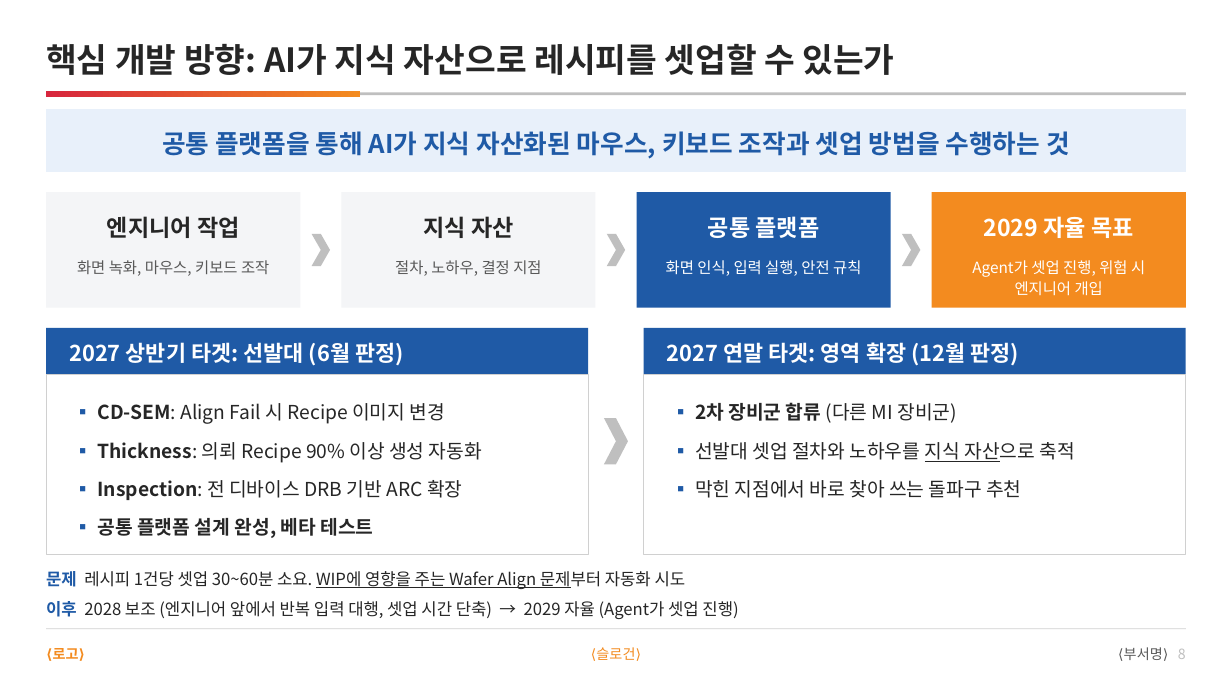
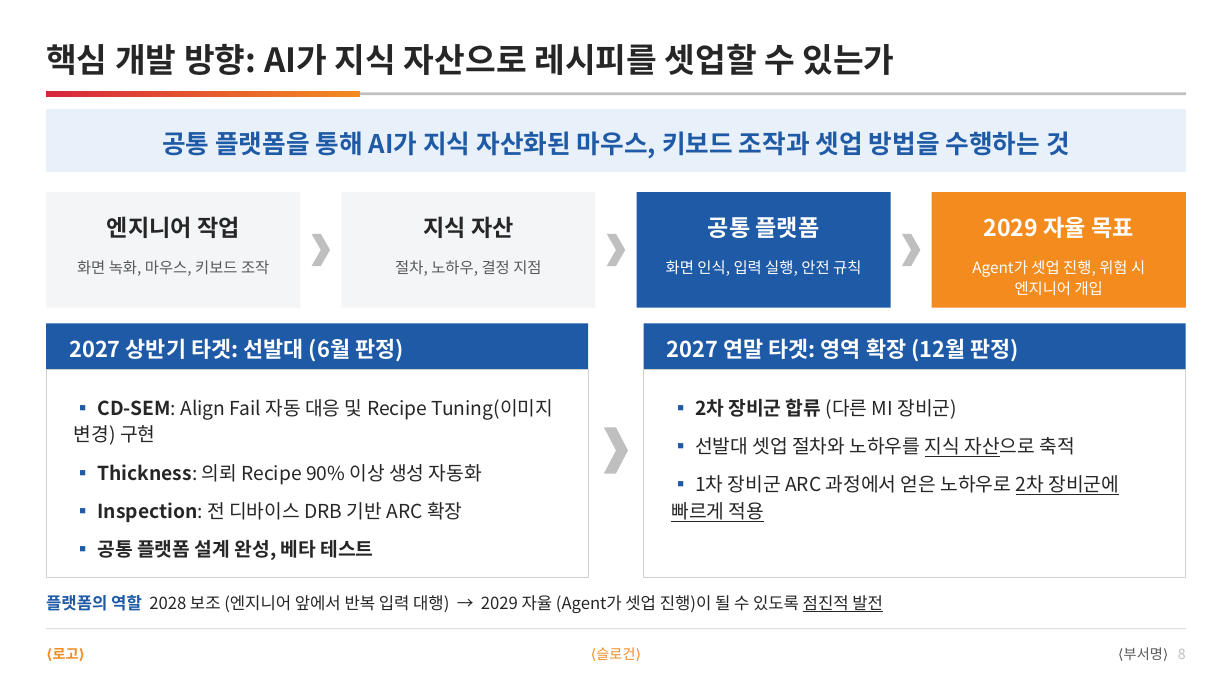
Before and after one commit to DarrenKoi/pm_notes, a slide deck: slide 8 of my-task/arc-tf/deliverables/arc-tf-proposal.pptx. Drawn at 1232x693 pixels with LibreOffice and Linux fonts; fonts in the diff are those of the drawing. Boxes give left, top, right and bottom in pixels: in the first picture for what was removed or moved away, otherwise in the second. Text is boxed around its words. In the diff, an @@ line names an element or a change of style, - is before the commit and + after.

```diff
--- a/my-task/arc-tf/deliverables/arc-tf-proposal.pptx
+++ b/my-task/arc-tf/deliverables/arc-tf-proposal.pptx
@@ 2 texts, 2 rectangles: place and size @@
-2 texts, 2 rectangles at box(46, 328, 1187, 374)
+2 texts, 2 rectangles at box(46, 323, 1187, 370)
@@ rectangle: place and size @@
-rectangle at box(46, 374, 589, 555)
+rectangle at box(46, 370, 589, 578)
@@ rectangle: place and size @@
-rectangle at box(644, 374, 1187, 555)
+rectangle at box(644, 370, 1187, 578)
@@ text at box(74, 399, 553, 445): text changed @@
-▪ CD-SEM: Align Fail 시 Recipe 이미지 변경
+▪ CD-SEM: Align Fail 자동 대응 및 Recipe Tuning(이미지 변경) 구현
@@ chevron: place and size @@
-chevron at box(604, 419, 628, 465)
+chevron at box(604, 427, 628, 473)
@@ text at box(671, 475, 1119, 522): text changed @@
-▪ 막힌 지점에서 바로 찾아 쓰는 돌파구 추천
+▪ 1차 장비군 ARC 과정에서 얻은 노하우로 2차 장비군에 빠르게 적용
@@ text at box(46, 595, 883, 613): text changed @@
-이후 2028 보조 (엔지니어 앞에서 반복 입력 대행, 셋업 시간 단축) → 2029 자율 (Agent가 셋업 진행)
+플랫폼의 역할 2028 보조 (엔지니어 앞에서 반복 입력 대행) → 2029 자율 (Agent가 셋업 진행)이 될 수 있도록 점진적 발전
@@ text removed at box(46, 571, 686, 589) @@
-문제 레시피 1건당 셋업 30~60분 소요. WIP에 영향을 주는 Wafer Align 문제부터 자동화 시도
```
Also in this commit, not shown: 1 other slide changed, 10 other files.
